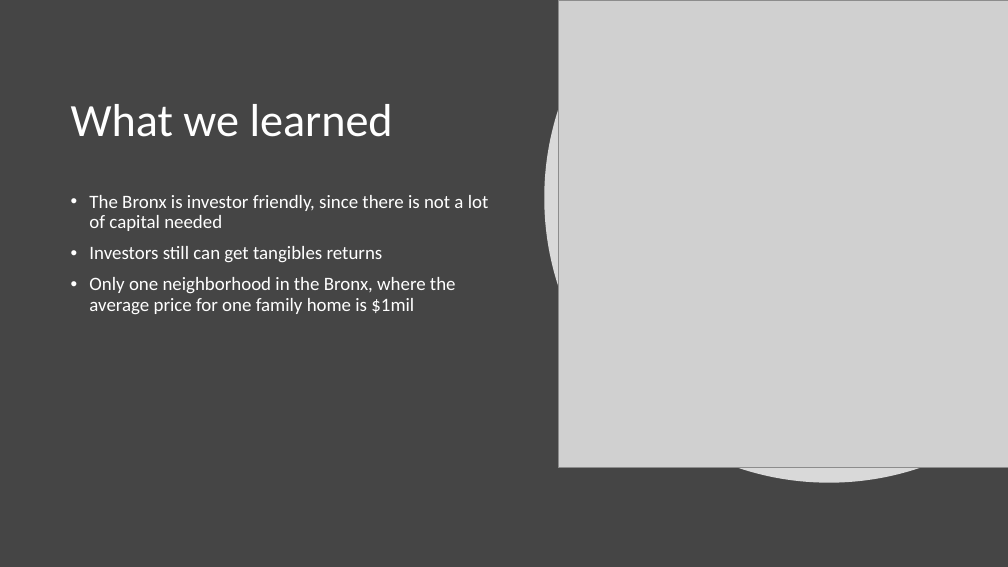
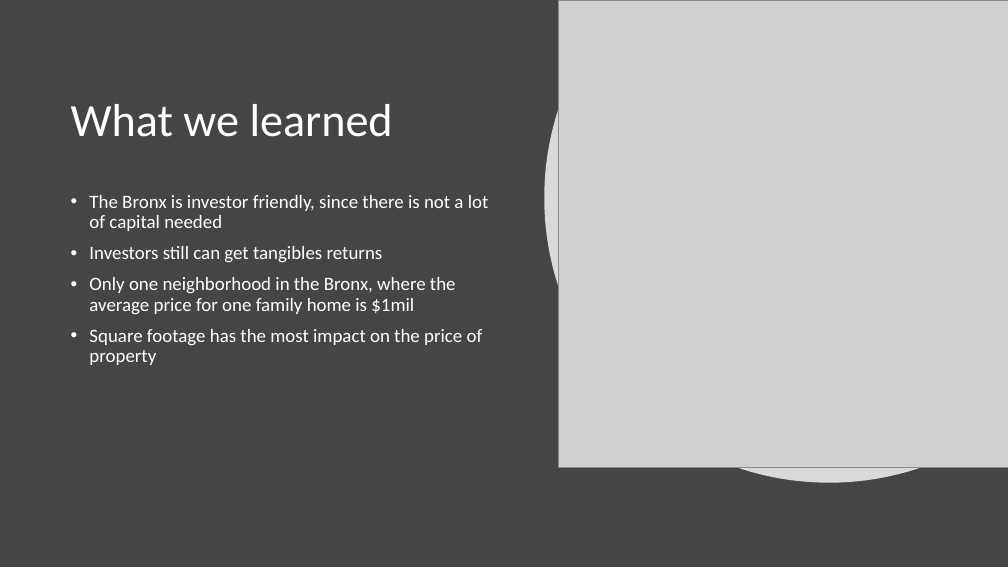
Before and after one commit to diegoleonardoro/bx_tourism, a slide deck: slide 6 of Bronx Real Estate.pptx. Drawn at 1008x567 pixels with LibreOffice and Linux fonts; fonts in the diff are those of the drawing; grey boxes stand for pictures. Boxes give left, top, right and bottom in pixels: in the first picture for what was removed or moved away, otherwise in the second. Text is boxed around its words. In the diff, an @@ line names an element or a change of style, - is before the commit and + after.

```diff
--- a/Bronx Real Estate.pptx
+++ b/Bronx Real Estate.pptx
@@ text at (89,329,483,365): paragraph added @@
+• Square footage has the most impact on the price of property
```
Also in this commit, not shown: 1 other slide changed.
